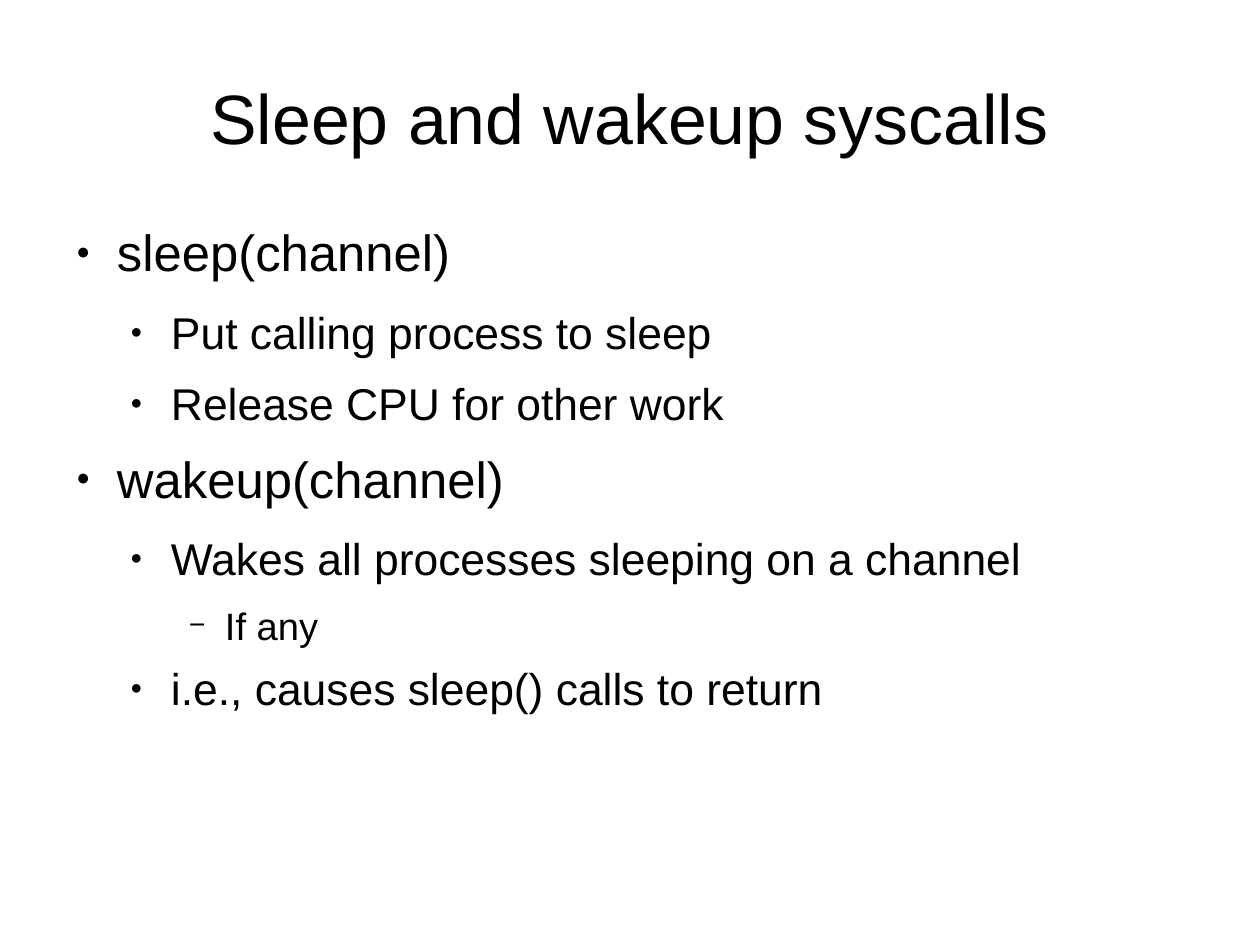
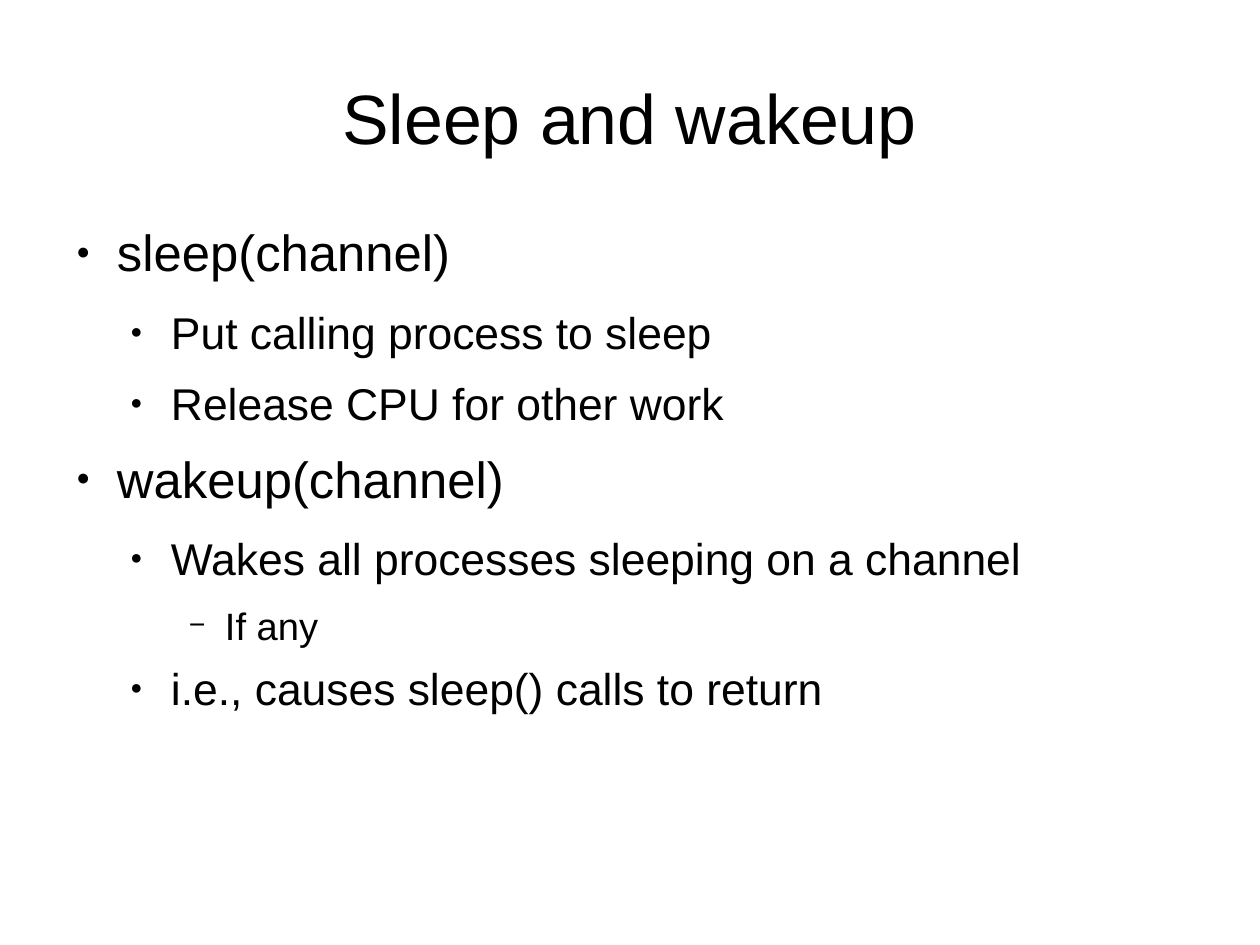
Before and after one commit to antonburtsev/cs5460, a slide deck: slide 14 of lectures/lecture16-locking-part2/lecture16-locking-part2.odp (slide 12 before the commit). Drawn at 1260x945 pixels with LibreOffice and Linux fonts; fonts in the diff are those of the drawing. Boxes give left, top, right and bottom in pixels: in the first picture for what was removed or moved away, otherwise in the second. Text is boxed around its words. In the diff, an @@ line names an element or a change of style, - is before the commit and + after.

```diff
--- a/lectures/lecture16-locking-part2/lecture16-locking-part2.odp
+++ b/lectures/lecture16-locking-part2/lecture16-locking-part2.odp
@@ title at <box>342,93,917,157</box>: text changed @@
-Sleep and wakeup syscalls
+Sleep and wakeup
```
Also in this commit, not shown: 3 other slides changed, 14 slides added, 2 other files.
